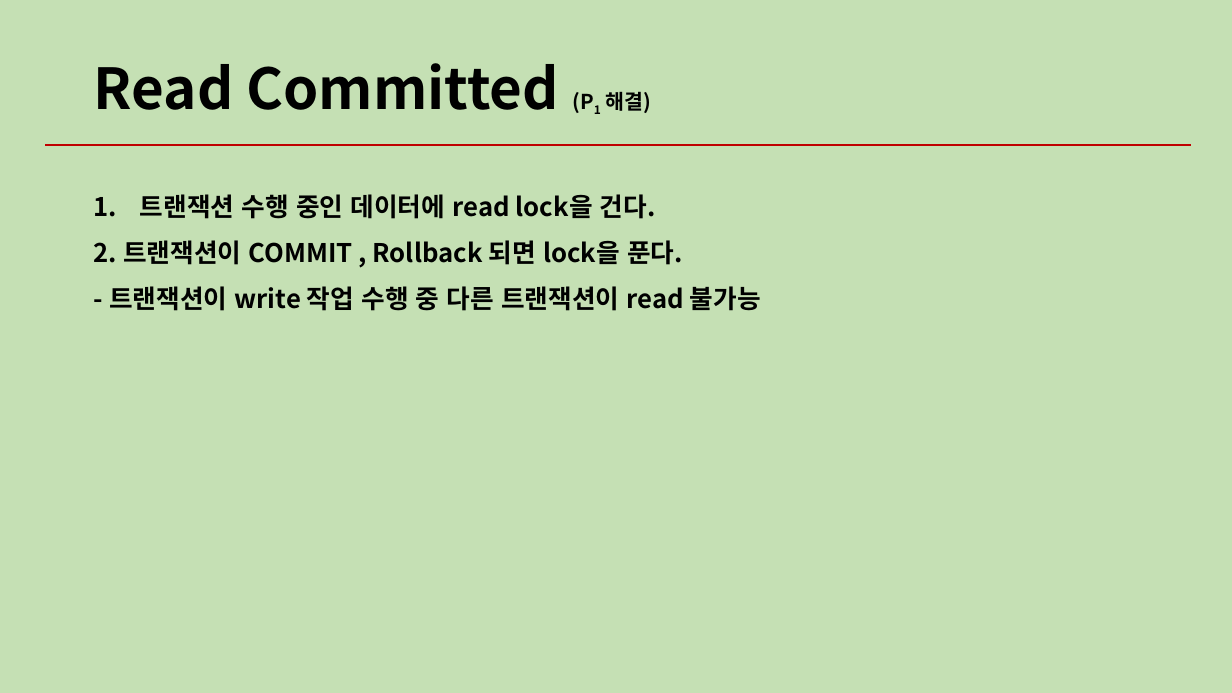
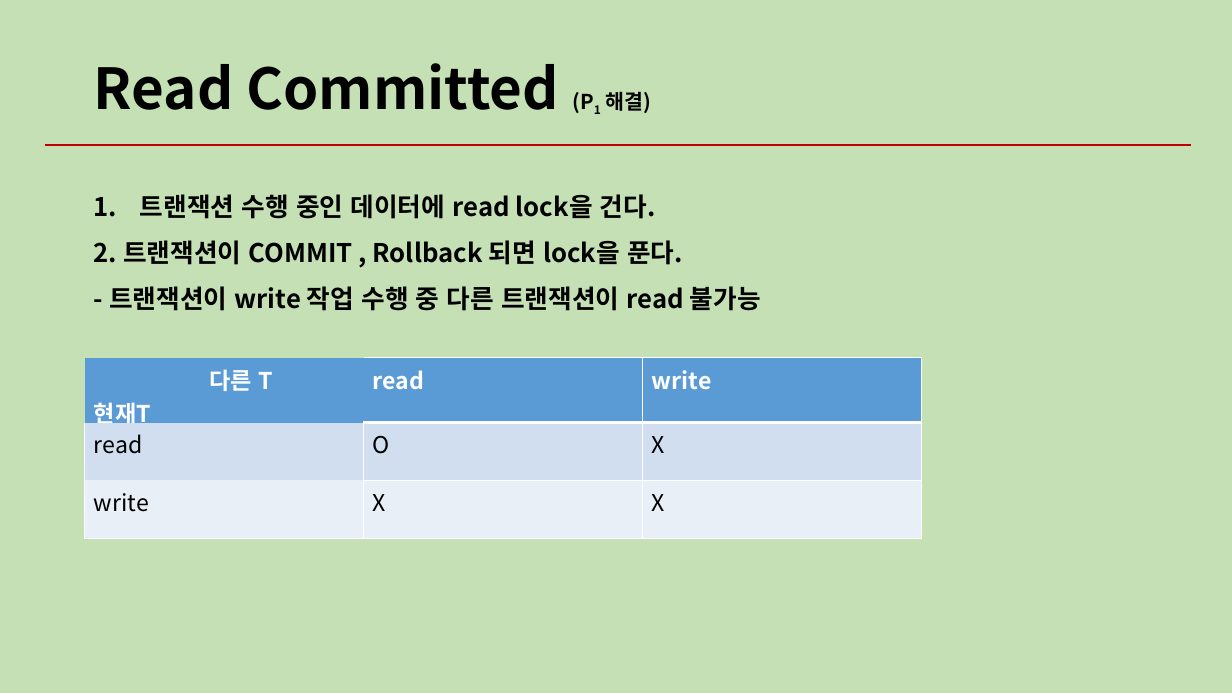
Before and after one commit to know0329/SsafyAgolStudy, a slide deck: slide 11 of 박현우/0302_트랜잭션_격리.pptx. Drawn at 1232x693 pixels with LibreOffice and Linux fonts; fonts in the diff are those of the drawing. Boxes give left, top, right and bottom in pixels: in the first picture for what was removed or moved away, otherwise in the second. Text is boxed around its words. In the diff, an @@ line names an element or a change of style, - is before the commit and + after.

```diff
--- a/박현우/0302_트랜잭션_격리.pptx
+++ b/박현우/0302_트랜잭션_격리.pptx
@@ table added at [85, 358, 922, 538], 3 rows, 3 columns @@
+다른 T / 현재T | read | write
+read | O | X
+write | X | X
```
Also in this commit, not shown: 3 other slides changed.
